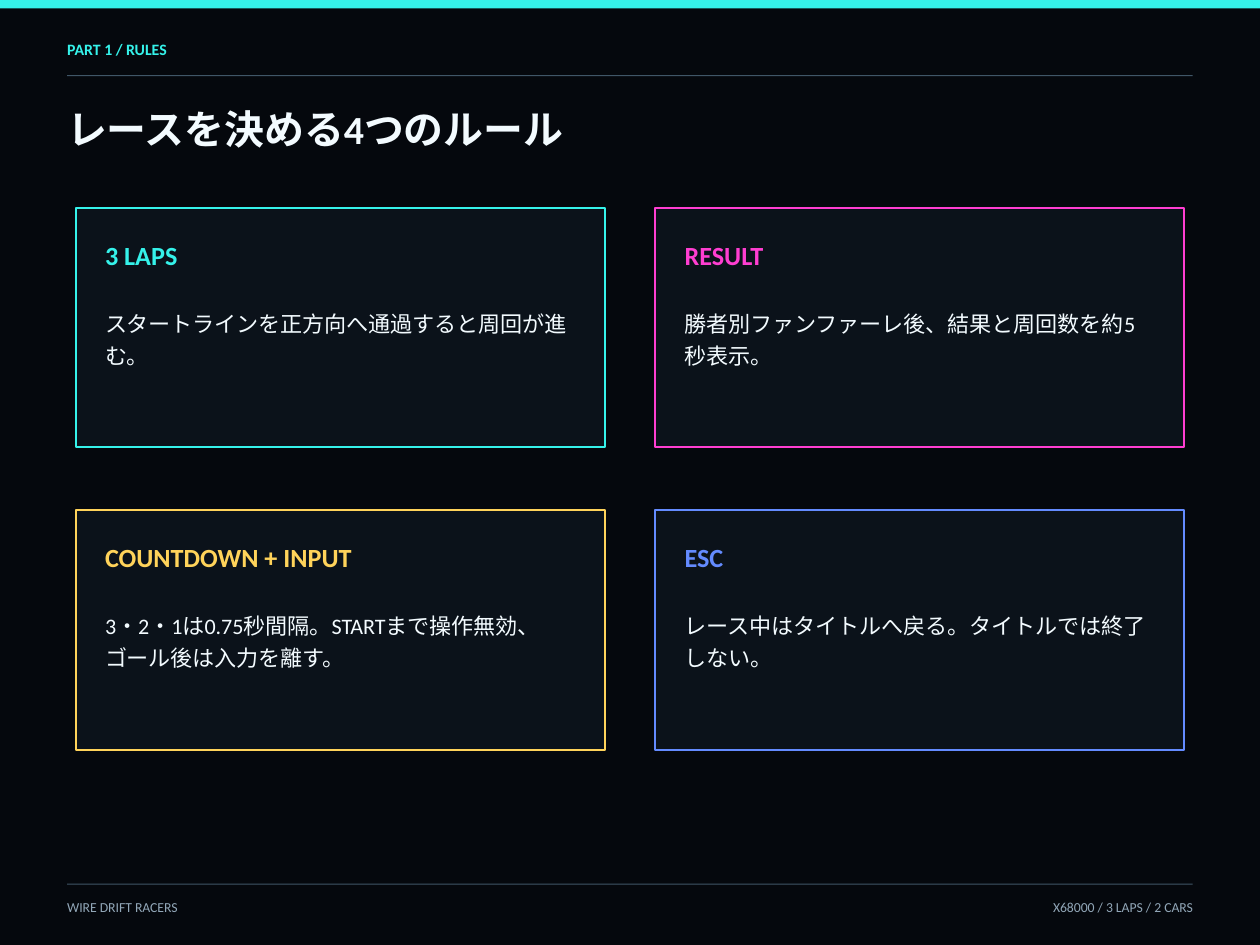
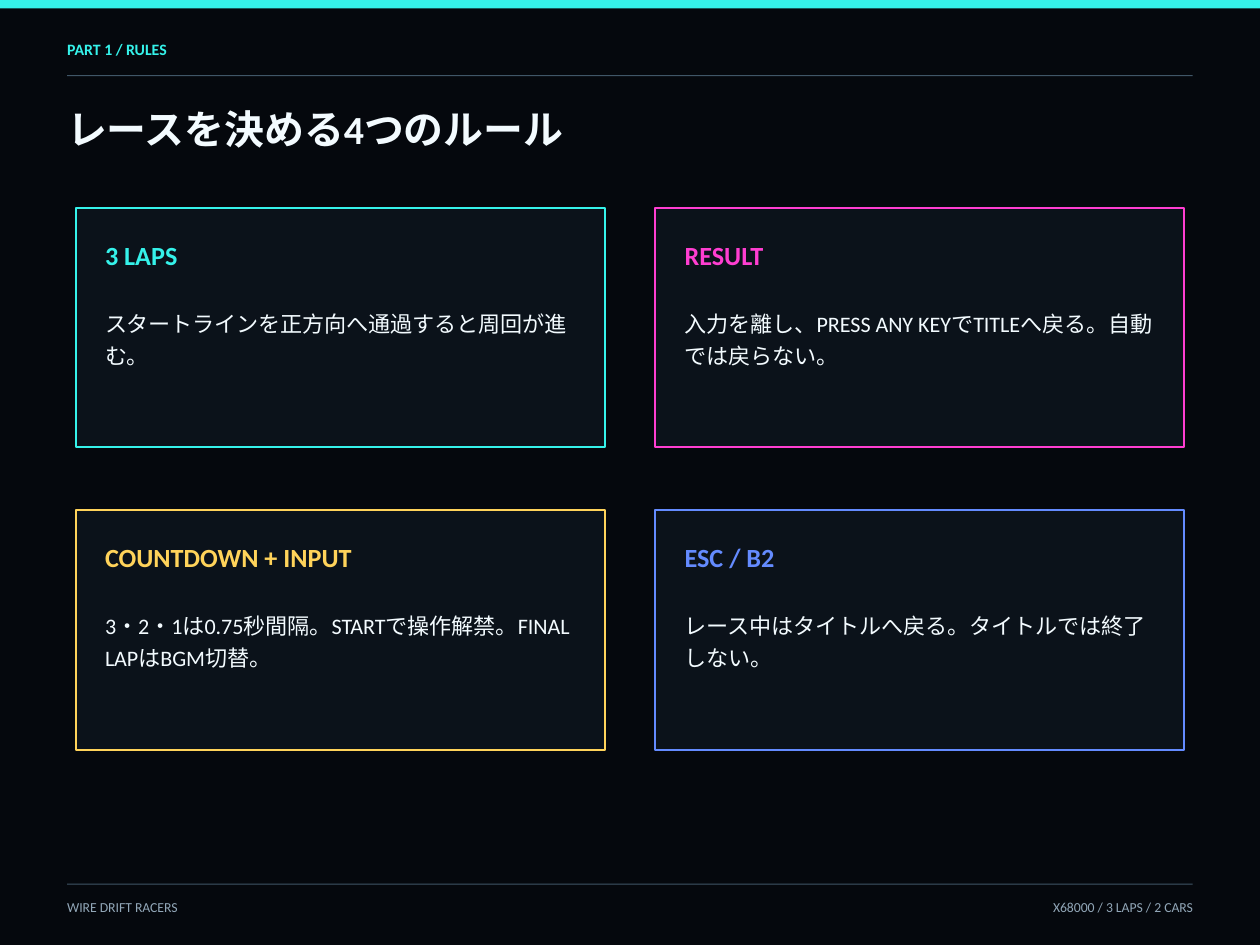
Before and after one commit to renatus-novus-x/wdrfrace, a slide deck: slide 8 of doc/manual-ja.pptx. Drawn at 1260x945 pixels with LibreOffice and Linux fonts; fonts in the diff are those of the drawing. Boxes give left, top, right and bottom in pixels: in the first picture for what was removed or moved away, otherwise in the second. Text is boxed around its words. In the diff, an @@ line names an element or a change of style, - is before the commit and + after.

```diff
--- a/doc/manual-ja.pptx
+++ b/doc/manual-ja.pptx
@@ text at bbox=[685, 313, 1152, 366]: text changed @@
-勝者別ファンファーレ後、結果と周回数を約5秒表示。
+入力を離し、PRESS ANY KEYでTITLEへ戻る。自動では戻らない。
@@ text at bbox=[685, 550, 774, 567]: text changed @@
-ESC
+ESC / B2
@@ text at bbox=[105, 616, 570, 668]: text changed @@
-3・2・1は0.75秒間隔。STARTまで操作無効、ゴール後は入力を離す。
+3・2・1は0.75秒間隔。STARTで操作解禁。FINAL LAPはBGM切替。
```
Also in this commit, not shown: 3 other slides changed, 5 other files.
